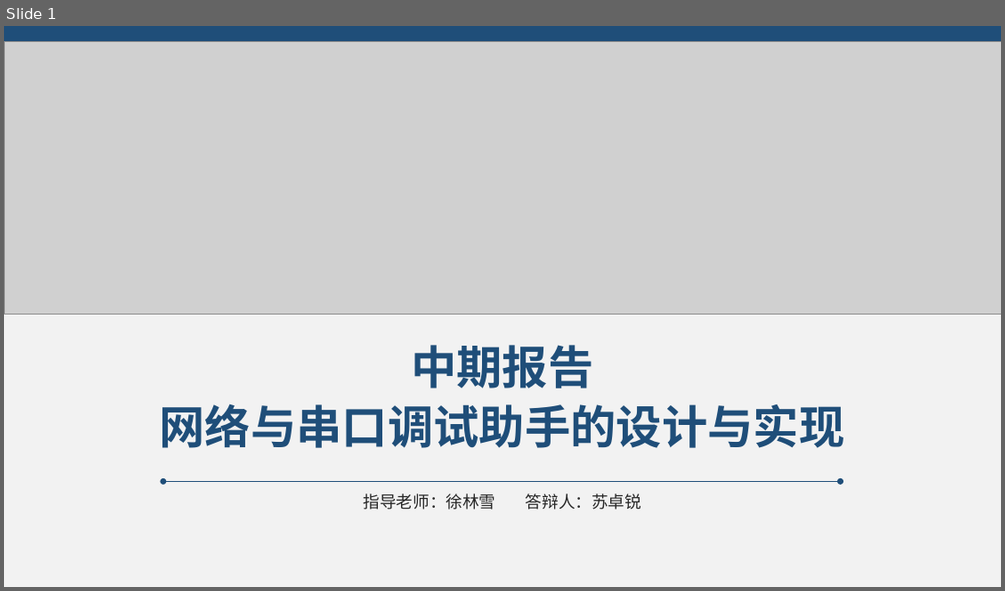
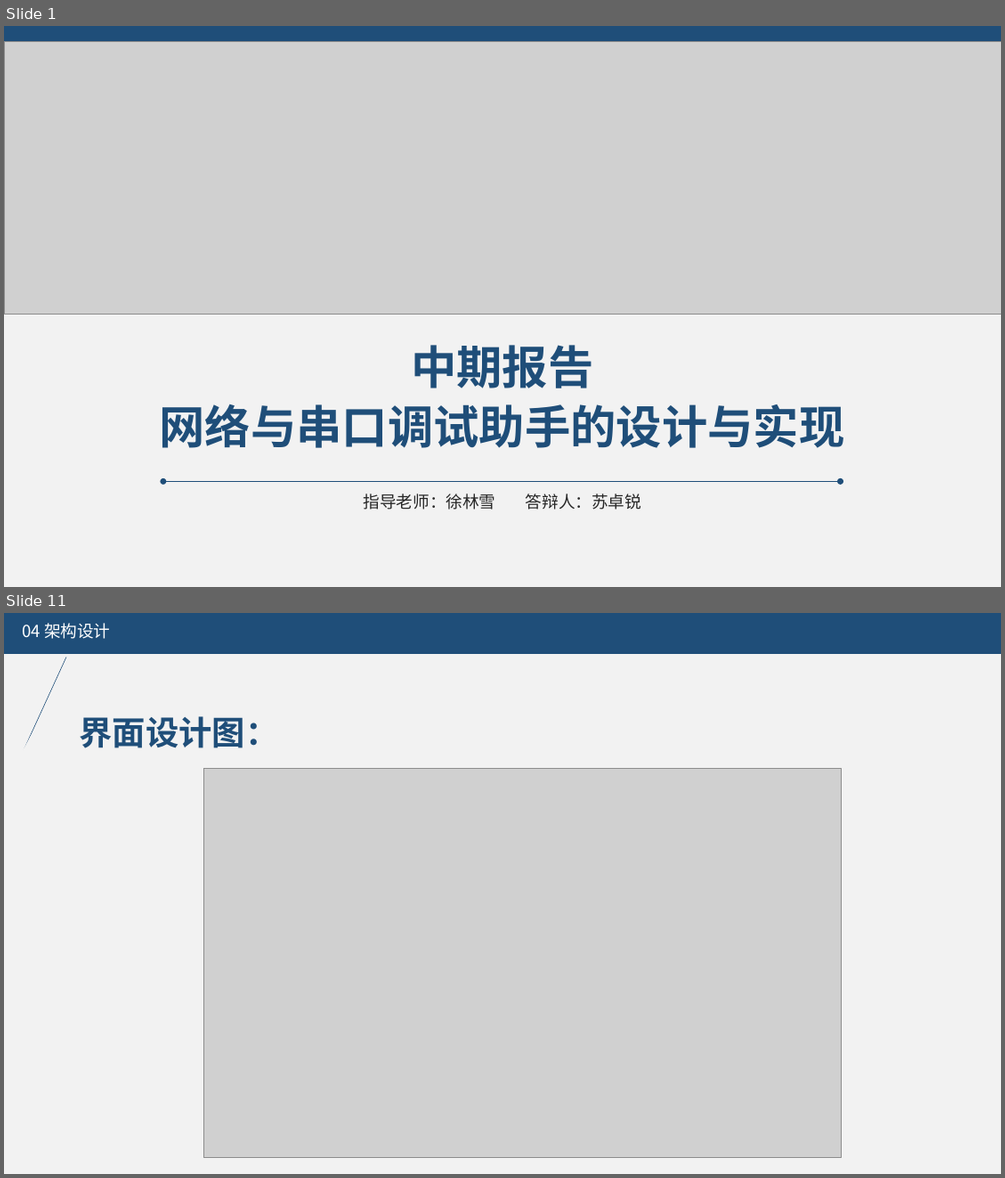
Before and after one commit to suzhuorui/QtHelper, a slide deck: 文档/RJ16852111苏卓锐（中期答辩）.pptx. Shown one above the other, each under a label of ours: slide 1 before the commit, slides 1 and 11 after it; the slides between them are not shown. The pictures are 1005x591 and 1005x1178 pixels, drawn with LibreOffice and Linux fonts; fonts in the diff are those of the drawing; grey boxes stand for pictures. Boxes give left, top, right and bottom in pixels: in the first picture for what was removed or moved away, otherwise in the second. Text is boxed around its words. In the diff, an @@ line names an element or a change of style, - is before the commit and + after.

```diff
--- a/文档/RJ16852111苏卓锐（中期答辩）.pptx
+++ b/文档/RJ16852111苏卓锐（中期答辩）.pptx
@@ slide 11 added at <box>4,613,1001,1174</box>, background #F2F2F2 @@
@@ rectangle added at <box>4,613,1001,654</box>, fill #1F4E79 @@
@@ text added at <box>22,623,110,639</box>, 16 pt, text #FFFFFF @@
+04 架构设计
@@ rectangle added at <box>11,661,99,787</box>, fill #F2F2F2 @@
@@ line added from (24, 750) to (66, 657), #1F4E79 0.5 pt @@
@@ text added at <box>79,716,278,748</box>, 32 pt, text #1F4E79, bold @@
+界面设计图：
@@ picture added at <box>203,768,841,1157</box> @@
```
Also in this commit, not shown: 11 slides changed, 10 other slides added, 1 slide removed, 5 other files.
